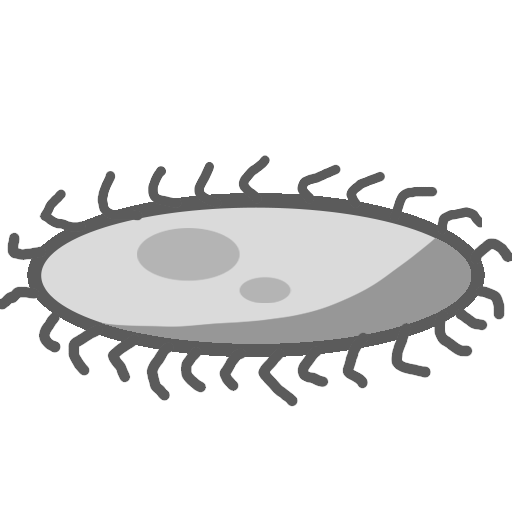
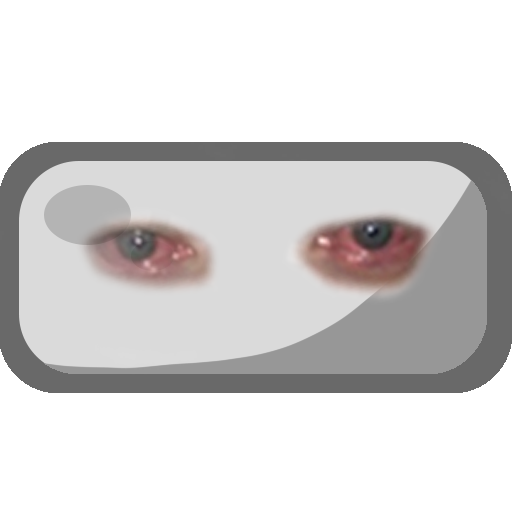
Two versions of the same layered image (w=512, h=512). Layer-by-layer changes:
added layer "5aye1p" above "Layer 2" over 0, 142, 512, 375
hid "Layer 2" over 0, 155, 512, 407
hid "Shape 1 copy 3" over 137, 228, 292, 303
hid "Layer 3" over 99, 238, 471, 344
hid "Shape 1 copy 2" over 41, 207, 471, 344
hid "Shape 1" over 27, 193, 485, 357
showed "Shape 1 copy" over 44, 185, 175, 271
showed "Layer 3 copy" over 43, 180, 487, 374
showed "Outline copy" over 19, 161, 487, 374
showed "Outline" over 0, 142, 512, 393
